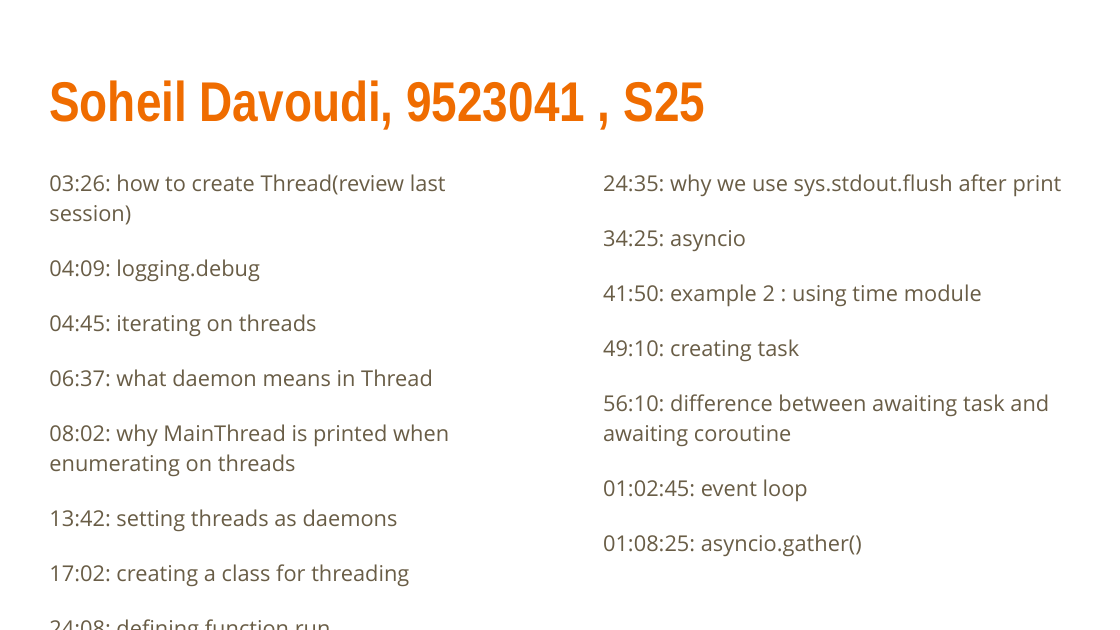
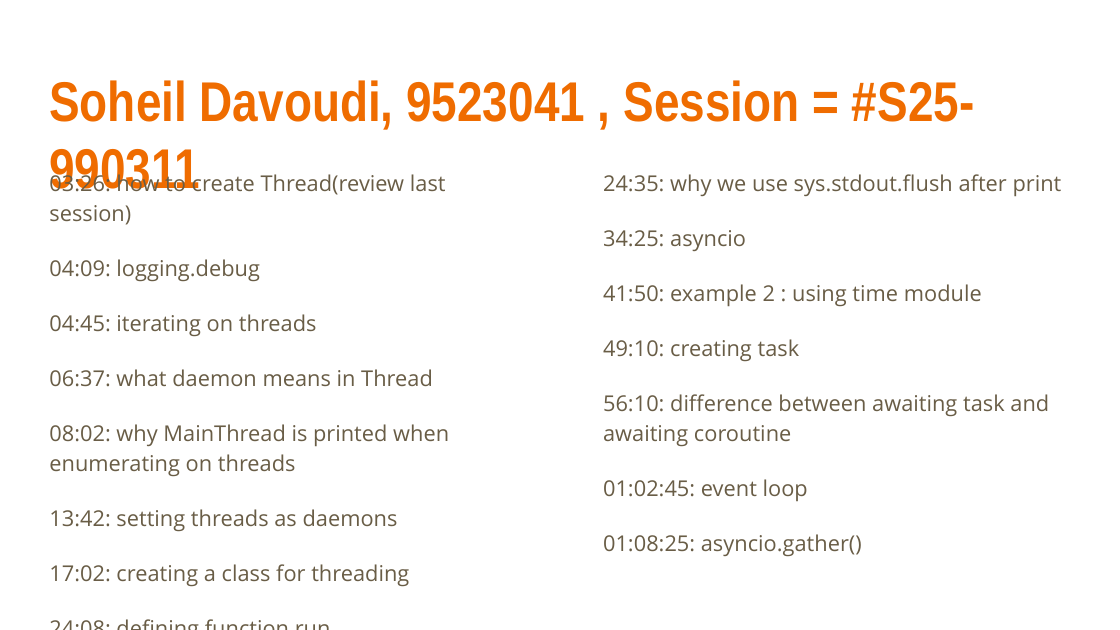
Before and after one commit to EE-AUT/Media-player, a slide deck: slide 21 of Tags/AP.pptx. Drawn at 1120x630 pixels with LibreOffice and Linux fonts; fonts in the diff are those of the drawing. Boxes give left, top, right and bottom in pixels: in the first picture for what was removed or moved away, otherwise in the second. Text is boxed around its words. In the diff, an @@ line names an element or a change of style, - is before the commit and + after.

```diff
--- a/Tags/AP.pptx
+++ b/Tags/AP.pptx
@@ title at bbox=[49, 80, 975, 191]: text changed @@
-Soheil Davoudi, 9523041 , S25
+Soheil Davoudi, 9523041 , Session = #S25-990311
```
Also in this commit, not shown: 19 other slides changed, 27 other files.
